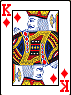
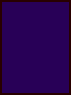
Revision of a layered w=71, h=95 image; what changed, layer by layer:
removed layer "Pasted Layer" over [0, 0, 71, 95]
painted on "Background" over [0, 0, 71, 95]
